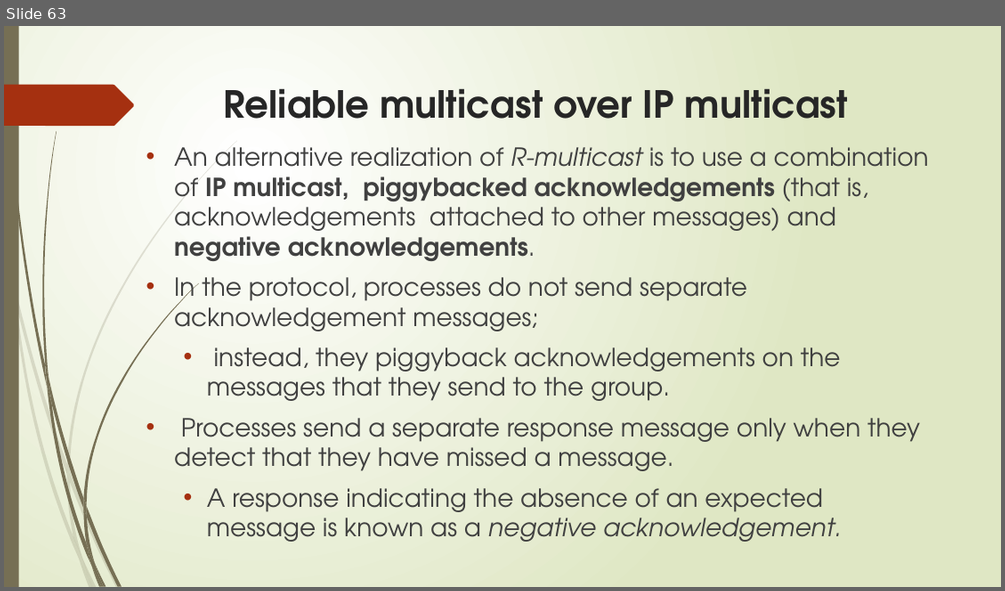
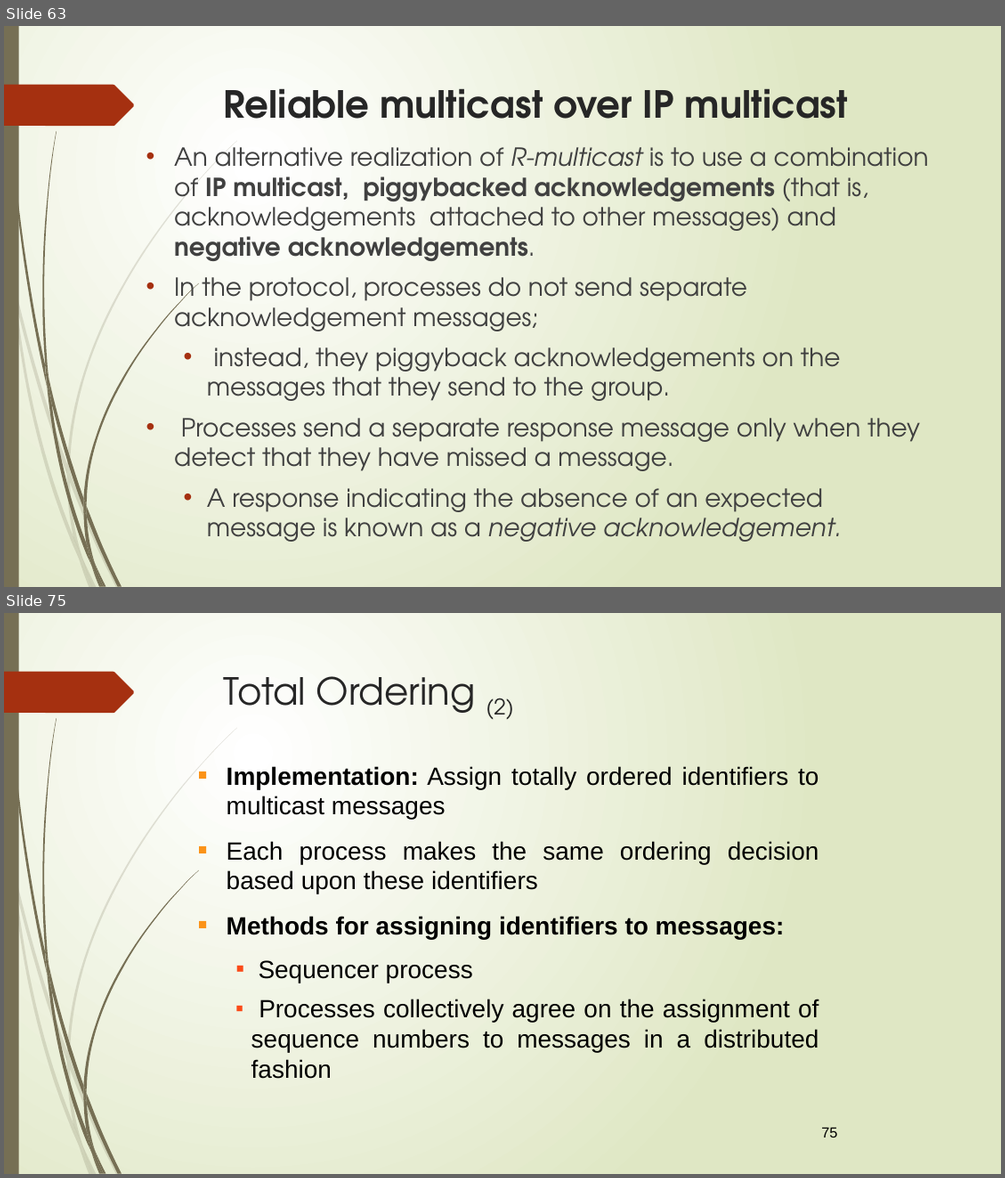
Before and after one commit to sanjayshimoga/nmit-distributed_systems, a slide deck: COORDINATION AND AGREEMENT.pptx. Shown one above the other, each under a label of ours: slide 63 before the commit, slides 63 and 75 after it; the slides between them are not shown. The pictures are 1005x591 and 1005x1178 pixels, drawn with LibreOffice and Linux fonts; fonts in the diff are those of the drawing. Boxes give left, top, right and bottom in pixels: in the first picture for what was removed or moved away, otherwise in the second. Text is boxed around its words. In the diff, an @@ line names an element or a change of style, - is before the commit and + after.

```diff
--- a/COORDINATION AND AGREEMENT.pptx
+++ b/COORDINATION AND AGREEMENT.pptx
@@ slide 75 added at box(4, 613, 1001, 1174), background gradient #FFFFFF to #DFE8C4; not listed: 24 template elements that a slide beside it also shows @@
@@ title added at box(224, 676, 513, 719), 36 pt, text #262626 @@
+Total Ordering (2)
@@ text added at box(226, 766, 818, 819), 24 pt, text #000000 @@
+■ Implementation: Assign totally ordered identifiers to multicast messages
@@ text added at box(226, 841, 819, 893), 24 pt, text #000000 @@
+■ Each process makes the same ordering decision based upon these identifiers
@@ text added at box(226, 916, 785, 939), 24 pt, text #000000, bold @@
+■ Methods for assigning identifiers to messages:
@@ text added at box(259, 960, 473, 982), 24 pt, text #000000 @@
+▪ Sequencer process
@@ text added at box(251, 998, 818, 1078), 24 pt, text #000000 @@
+▪ Processes collectively agree on the assignment of sequence numbers to messages in a distributed fashion
@@ page number added at box(821, 1127, 837, 1137), 14 pt, text #000000 @@
+75
```
Also in this commit, not shown: 4 slides changed, 34 other slides added, 4 slides removed, 2 other files.
